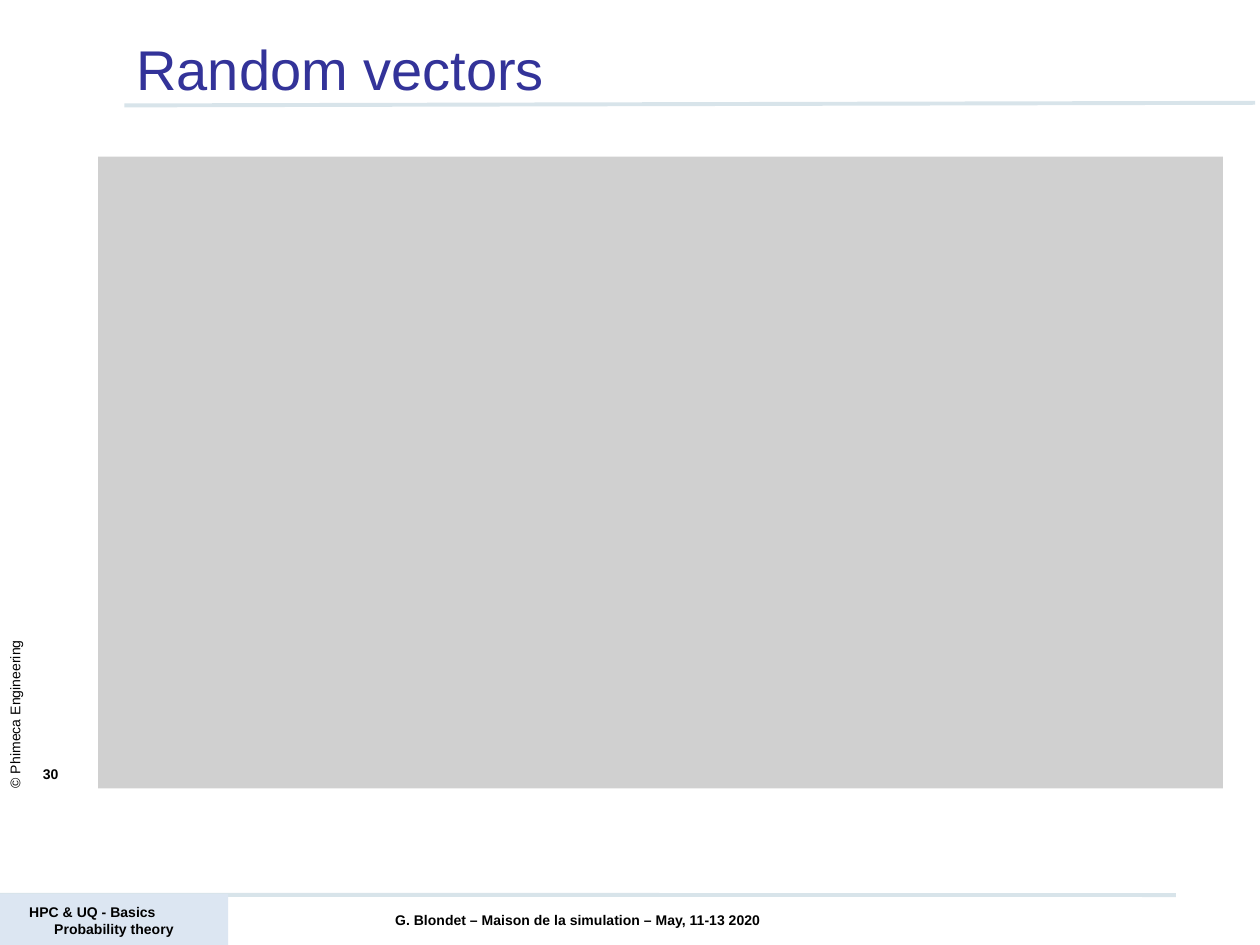
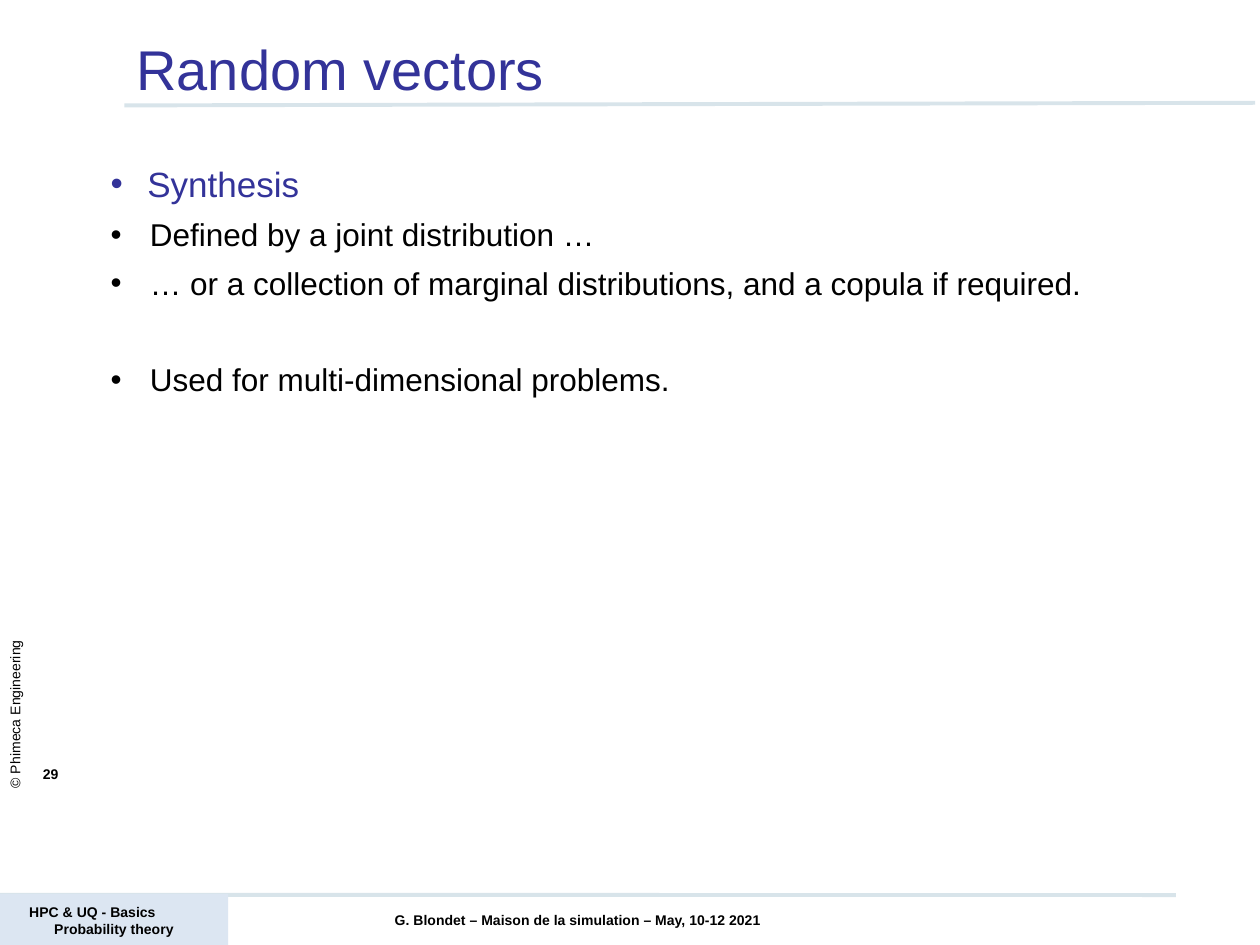
Before and after one commit to mbaudin47/hpcuqtraining, a slide deck: slide 29 of 2021/Courses/Probability/PRACE_D1_Probability_theory_basics_2021.pptx (slide 30 before the commit). Drawn at 1260x945 pixels with LibreOffice and Linux fonts; fonts in the diff are those of the drawing; grey boxes stand for pictures; background and template pictures are left out. Boxes give left, top, right and bottom in pixels: in the first picture for what was removed or moved away, otherwise in the second. Text is boxed around its words. In the diff, an @@ line names an element or a change of style, - is before the commit and + after.

```diff
--- a/2021/Courses/Probability/PRACE_D1_Probability_theory_basics_2021.pptx
+++ b/2021/Courses/Probability/PRACE_D1_Probability_theory_basics_2021.pptx
@@ picture removed at (x1=98, y1=156, x2=1223, y2=789) @@
@@ text added at (x1=147, y1=171, x2=1081, y2=397), 18 pt, text #000000 @@
+• Synthesis
+• Defined by a joint distribution …
+• … or a collection of marginal distributions, and a copula if required.
+• Used for multi-dimensional problems.
@@ picture removed at (x1=302, y1=504, x2=985, y2=702) @@
@@ page number at (x1=43, y1=769, x2=59, y2=779): text changed @@
-30
+29
@@ text at (x1=395, y1=915, x2=760, y2=928): text changed @@
-G. Blondet – Maison de la simulation – May, 11-13 2020
+G. Blondet – Maison de la simulation – May, 10-12 2021
```
Also in this commit, not shown: 28 other slides changed, 1 slide added, 1 slide removed, 3 other files.
